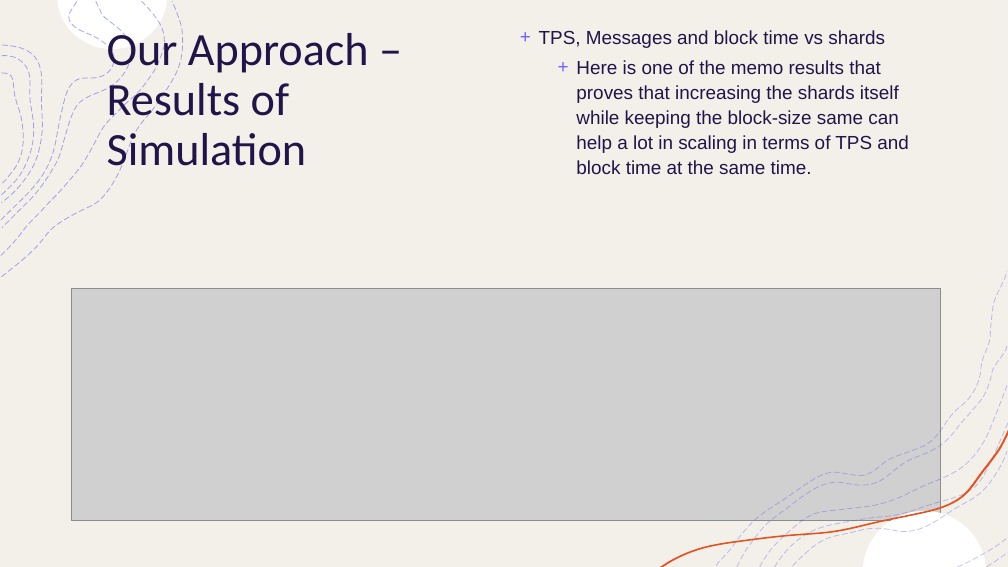
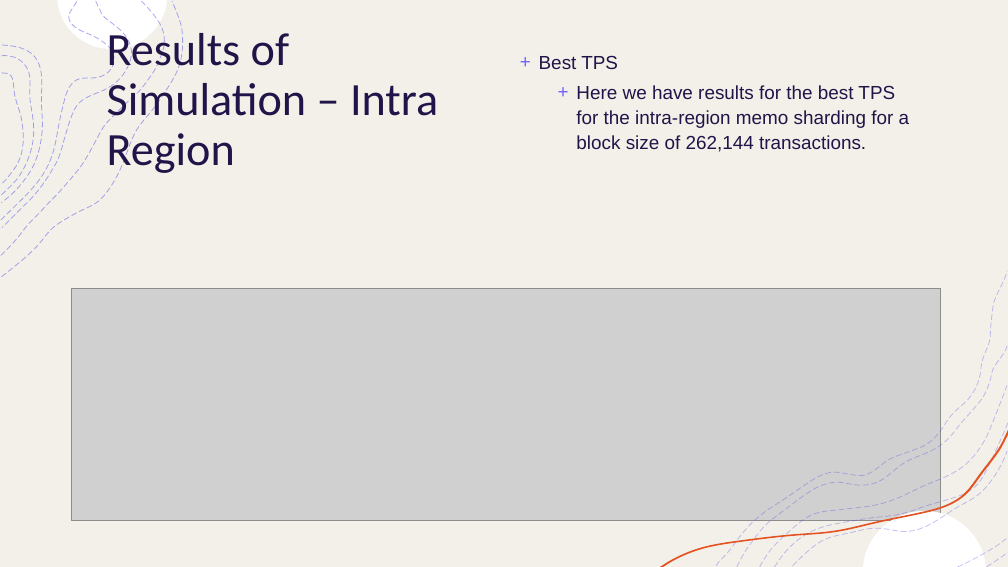
Before and after one commit to OmGandhi091611/Sharding_Simulations, a slide deck: slide 22 of Paper/Final Presentation.pptx (slide 21 before the commit). Drawn at 1008x567 pixels with LibreOffice and Linux fonts; fonts in the diff are those of the drawing; grey boxes stand for pictures. Boxes give left, top, right and bottom in pixels: in the first picture for what was removed or moved away, otherwise in the second. Text is boxed around its words. In the diff, an @@ line names an element or a change of style, - is before the commit and + after.

```diff
--- a/Paper/Final Presentation.pptx
+++ b/Paper/Final Presentation.pptx
@@ title at bbox=[107, 27, 438, 176]: text changed @@
-Our Approach – Results of Simulation
+Results of Simulation – Intra Region
@@ text at bbox=[539, 55, 910, 152]: text changed @@
-+ TPS, Messages and block time vs shards
-  + Here is one of the memo results that proves that increasing the shards itself while keeping the block-size same can help a lot in scaling in terms of TPS and block time at the same time.
++ Best TPS
+  + Here we have results for the best TPS for the intra-region memo sharding for a block size of 262,144 transactions.
```
Also in this commit, not shown: 3 other slides changed, 11 slides added, 5 slides removed.
